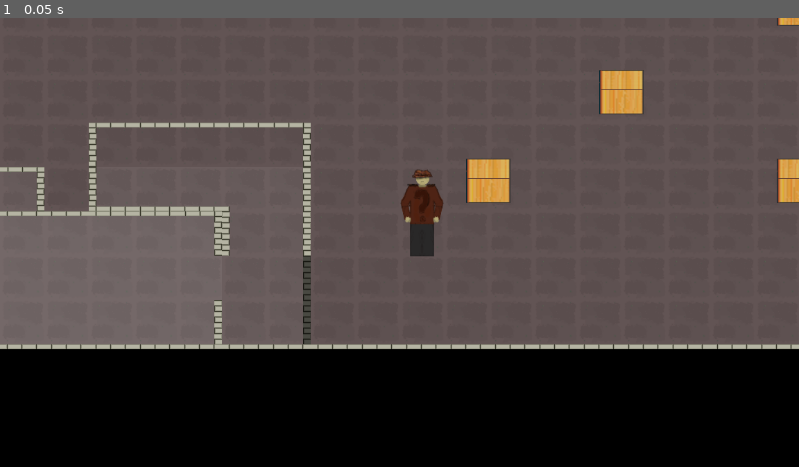
Above: before the commit, frame 1.
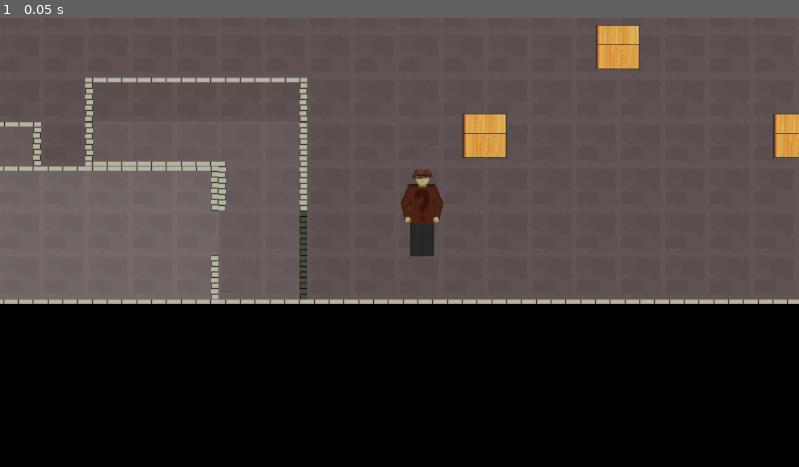
Above: after the commit, the same moment.

Repository: Alexxx180/Desert-Rage-2
Game: Godot game, scene res://assets/scenes/levels/caves/origin.tscn
Two runs of this game, one before a commit and one after it. Both use one fixed random seed, a clock stepped at 60 frames per second and the inputs below.
Inputs:
- Up to frame 1 (0.05 s): no input

The runs differ from the first frame. In frame 1, 17% of the frame differs, in the area x 0-100%, y 0-74%.

Commit message:
jumps to different surface - found problem source

Diff:
--- a/assets/scenes/actors/player/ray/hero/detectors/platform.tscn
+++ b/assets/scenes/actors/player/ray/hero/detectors/platform.tscn
@@ -6,7 +6,7 @@
 [ext_resource type="Script" path="res://assets/systems/entities/characters/hero/detectors/platform/walls.gd" id="4_pyqcc"]
 
 [sub_resource type="RectangleShape2D" id="RectangleShape2D_7cy6e"]
-size = Vector2(66, 22)
+size = Vector2(65, 21)
 
 [node name="platform" type="Node2D"]
 script = ExtResource("1_6e6ky")
--- a/assets/scenes/levels/caves/origin.tscn
+++ b/assets/scenes/levels/caves/origin.tscn
@@ -36,4 +36,4 @@
 layer_3/tile_data = PackedInt32Array(2883695, 3, 65536, 3014767, 3, 65536, 3145839, 3, 65536, 2818159, 3, 65536, 3276909, 3, 65536, 3145833, 3, 65536, 3276913, 3, 65536, 2949221, 3, 65536, 3276902, 3, 65536, 3014765, 3, 65536, 2949227, 3, 65536, 2949225, 3, 65536, 3014769, 3, 65536)
 
 [node name="group" parent="." instance=ExtResource("2_bvmv4")]
-position = Vector2(6464, 3309)
+position = Vector2(6469, 3374)
--- a/assets/systems/entities/characters/hero/detectors/platform/walls.gd
+++ b/assets/systems/entities/characters/hero/detectors/platform/walls.gd
@@ -12,5 +12,6 @@
 
 func on_ledge_encounter(_surface: TileMap):
 	platforming.process_mode = decisions.will
+	print("TO JUMP: ", input.previous)
 	platforming.jump.perform_jump(input.previous)
 	platforming.process_mode = decisions.decide(platforming.jump.feet.unstable)
--- a/assets/systems/entities/characters/hero/processing/platforming/jump.gd
+++ b/assets/systems/entities/characters/hero/processing/platforming/jump.gd
@@ -26,7 +26,10 @@
 		detectors.distance.floor_search(direction)
 
 func jump_to_floor(surface: TileMap) -> void: # StaticBody2D
+	print("JUMP!!")
 	if detectors.distance.unreachable(): return
 	var F: int = hero.detectors.platform.floors.ground.tilemap.find_tile(surface)
+	print("FLOOR IS: ", F)
+	print("PREVIOUS: ", overview.surface.F)
 	if overview.surface.F != F: return
 	_jump(true, detectors.distance.route(hero))
--- a/assets/systems/entities/environment/common/tilemap.gd
+++ b/assets/systems/entities/environment/common/tilemap.gd
@@ -9,8 +9,11 @@
 	tracking.entity = entity
 	tracking.set_contacts(geometry.shape.size)
 
+func get_floor(tile: TileData) -> int:
+	return 0 if tile == null else tile.get_custom_data("F")
+
 func find_tile(map: TileMap) -> int:
-	assert(tracking.direction != Vector2i.ZERO)
-	var cell = map.local_to_map(tracking.contact)
-	var tile = map.get_cell_tile_data(FLOOR_LAYER, cell)
-	return tile.get_custom_data("F")
+	var cell: Vector2i = map.local_to_map(tracking.contact)
+	print("CELL: ", cell)
+	var tile: TileData = map.get_cell_tile_data(FLOOR_LAYER, cell)
+	return get_floor(tile)
--- a/assets/systems/entities/environment/common/tilemap/tracking.gd
+++ b/assets/systems/entities/environment/common/tilemap/tracking.gd
@@ -29,6 +29,7 @@
 		BOTTOM_LEFT: _point(right, Vector2.DOWN),
 		TOP_RIGHT: _point(right, Vector2.RIGHT),
 		BOTTOM_RIGHT: _point(right, Vector2.ONE),
+		Vector2i.ZERO: _point(right, Vector2(CENTER, CENTER)),
 		Vector2i.UP: _point(right, Vector2(CENTER, NONE)),
 		Vector2i.DOWN: _point(right, Vector2(CENTER, FULL)),
 		Vector2i.LEFT: _point(right, Vector2(NONE, CENTER)),
